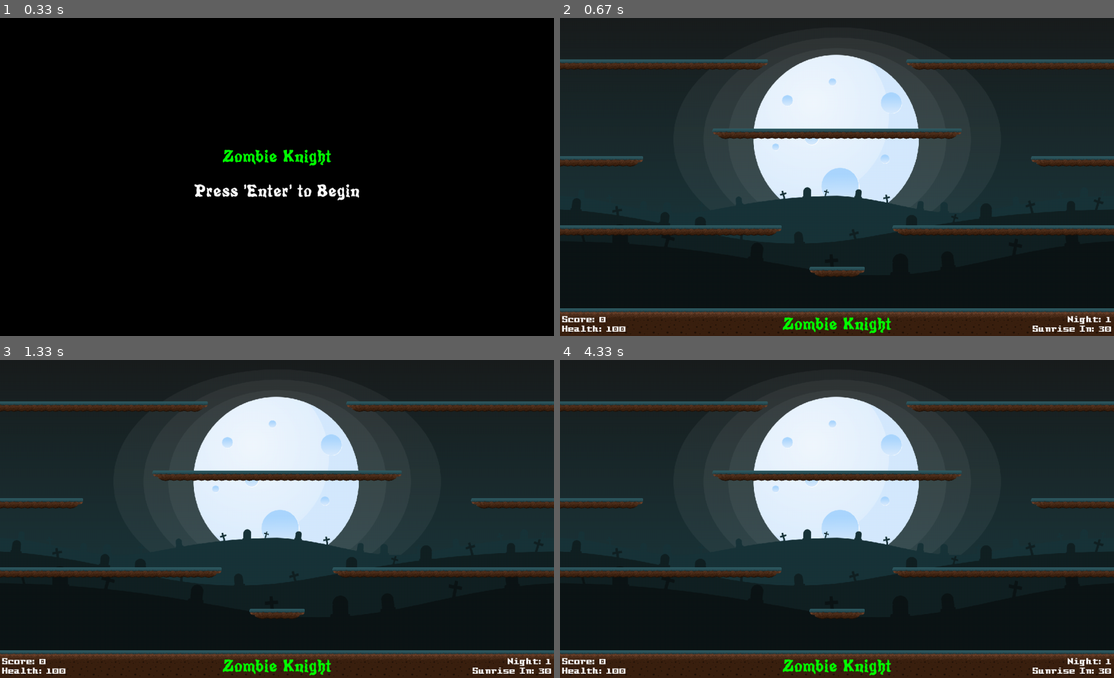
Above: before the commit, frames 1-4 (two rows, left to right).
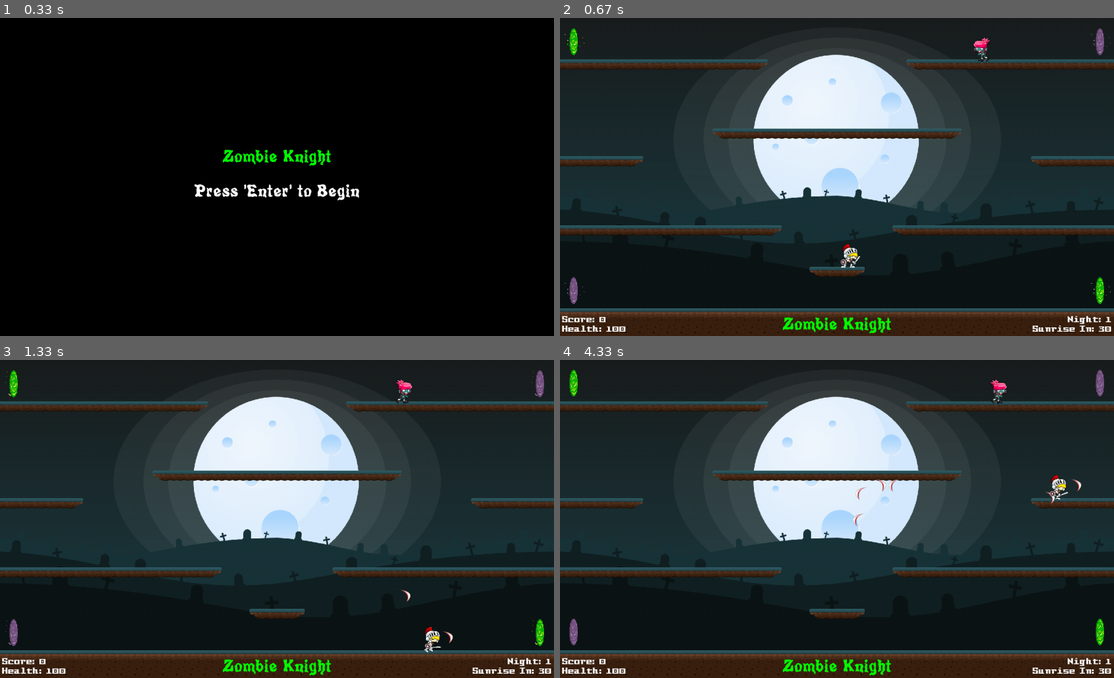
Above: after the commit, the same moments.

Repository: mr4s/CourseProjects
Game: pygame game, started from pygames/ZombieKnight/code/main.py
The game is run twice, just before and just after one commit, with the same random seed, the same clock (stepped at 60 frames per second) and the same inputs.
Inputs:
- Up to frame 1 (0.33 s): no input
- Up to frame 2 (0.67 s): tap Enter at 0.33 s
- Up to frame 3 (1.33 s): hold Space 0.67-1.13 s; hold Right 0.67-1.13 s; hold Right from 1.17 s (still down); tap Space at 1.23 s
- Up to frame 4 (4.33 s): tap Space at 1.53, 1.73, 2.07, 2.37, 2.57, 2.87, 3.13, 3.43, 3.57, 3.97, 4.27 s; release Right at 1.63 s; hold Up 1.67-1.97 s; hold Right 2-2.47 s; hold Left 2.5-3.03 s; hold Left 3.07-3.47 s; hold Up 3.5-3.87 s; hold Right from 3.9 s (still down)

Frame 1 is identical in both runs. In frame 2, 0.7% of the frame differs, in the area x 0-100%, y 3-90%; in frame 3, 0.7%; in frame 4, 0.8%, in the area x 1-99%, y 3-90%.

Commit message:
Portals working, player working, zombies have to be fixed

Diff:
--- a/pygames/ZombieKnight/code/game.py
+++ b/pygames/ZombieKnight/code/game.py
@@ -1,4 +1,7 @@
-import pygame
+import pygame, random
+from player import Player
+from zombies import Zombie
+from portals import Green_Portal, Purple_Portal
 from setup import *
 
 STARTING_TIME = 30
@@ -24,9 +27,9 @@
         self.night = 1
         self.tts = STARTING_TIME
 
-        self.initialize_tiles()
+        self.initialize()
 
-    def update(self):
+    def update(self, attack=False):
         if self.begin == False:
             display_surface.blit(self.game_name_txt, self.game_name_rect)
             display_surface.blit(self.begin_txt, self.begin_rect)
@@ -34,7 +37,14 @@
             for t in self.tile_group:
                 t.update()
 
+            self.portal_group.update()
+            self.player_group.update(self.tile_group, self.portal_group, attack)
+            self.zombie_group.update(self.player_group.sprites()[0].rect.center, (WINDOW_WIDTH, WINDOW_HEIGHT), self.tile_group)
+
             self.blit_text()
+            self.portal_group.draw(display_surface)
+            self.player_group.draw(display_surface)
+            self.zombie_group.draw(display_surface)
 
     def blit_text(self):
         score_txt = self.pixel_font.render(f"Score: {self.score}", True, WHITE)
@@ -60,7 +70,7 @@
         display_surface.blit(night_txt, night_rect)
         display_surface.blit(self.game_name_txt, game_name_rect)
 
-    def initialize_tiles(self):
+    def initialize(self):
         tile_map = [
             [0, 0, 0, 0, 0, 0, 0, 0, 0, 0, 0, 0, 0, 0, 0, 0, 0, 0, 0, 0, 0, 0, 0, 0, 0, 0, 0, 0, 0, 0, 0, 0, 0, 0, 0, 0, 0, 0, 0, 0],
             [0, 0, 0, 0, 0, 0, 0, 0, 0, 0, 0, 0, 0, 0, 0, 0, 0, 0, 0, 0, 0, 0, 0, 0, 0, 0, 0, 0, 0, 0, 0, 0, 0, 0, 0, 0, 0, 0, 0, 0],
@@ -87,6 +97,36 @@
             [1, 1, 1, 1, 1, 1, 1, 1, 1, 1, 1, 1, 1, 1, 1, 1, 1, 1, 1, 1, 1, 1, 1, 1, 1, 1, 1, 1, 1, 1, 1, 1, 1, 1, 1, 1, 1, 1, 1, 1]
         ]
 
+        self.initialize_tiles(tile_map)
+        self.initialize_player(tile_map)
+        self.initialize_zombies()
+        self.initialize_portals(tile_map)
+
+    def initialize_portals(self, tile_map):
+        self.portal_group = pygame.sprite.Group()
+        for line in range(len(tile_map)):
+            for row in range(len(tile_map[0])):
+                if tile_map[line][row] == 7:
+                    self.portal_group.add(Green_Portal(row*32-16, line*32+32))
+                elif tile_map[line][row] == 8:
+                    self.portal_group.add(Purple_Portal(row*32-16, line*32+32))
+
+    def initialize_player(self, tile_map):
+        self.player_group = pygame.sprite.Group()
+        for line in range(len(tile_map)):
+            for row in range(len(tile_map[0])):
+                if tile_map[line][row] == 9:
+                    player = Player(row*32, line*32)
+                    self.player_group.add(player)
+
+    def initialize_zombies(self):
+        self.zombie_group = pygame.sprite.Group()
+
+        x = random.randint(0, WINDOW_WIDTH-32)
+        zombie = Zombie(x, 0, random.choice(["boy", "girl"]))
+        self.zombie_group.add(zombie)
+
+    def initialize_tiles(self, tile_map):
         self.tile_group = pygame.sprite.Group()
         for line in range(len(tile_map)):
             for row in range(len(tile_map[0])):
@@ -106,5 +146,8 @@
         self.rect = self.image.get_rect()
         self.rect.topleft = (x, y)
 
+        #mask
+        self.mask = pygame.mask.from_surface(self.image)
+
     def update(self):
         display_surface.blit(self.image, self.rect)
--- a/pygames/ZombieKnight/code/main.py
+++ b/pygames/ZombieKnight/code/main.py
@@ -21,6 +21,8 @@
             if event.type == pygame.KEYDOWN:
                 if event.key == pygame.K_RETURN:
                     game.start()
+                if event.key == pygame.K_SPACE:
+                    game.update(True)
 
         if game.begin:
             display_surface.blit(bg_img, (0, 0))
--- a/pygames/ZombieKnight/code/player.py
+++ b/pygames/ZombieKnight/code/player.py
@@ -1,14 +1,201 @@
 import pygame
+from setup import *
+
+Vector = pygame.math.Vector2
 
 class Player(pygame.sprite.Sprite):
-    def __init__(self):
-        pass
+    def __init__(self, x, y):
+        super().__init__()
+
+        self.sprite = 0
+
+        self.load_images()
+
+        self.rect = self.image.get_rect()
+        self.rect.center = (x*32, y*32+5)
+
+        self.position = Vector(x, y)
+        self.velocity = Vector(0, 0)
+        self.acceleration = Vector(0, 0)
+
+        self.HOR_ACC = 1.4
+        self.HOR_FRICTION = 0.15
+
+        self.VER_ACC = 0.5
+        self.VER_SPEED = 12 #jump
+
+        self.load_images()
+        self.slash_group = pygame.sprite.Group()
+
+    def update(self, tile_group, portal_group, attack=False):
+        #mask
+        self.mask = pygame.mask.from_surface(self.image)
+
+        self.move(tile_group, portal_group)
+        self.stay_on_platform(tile_group)
+
+        if attack:
+            self.attack()
+        self.slash_group.update()
+        self.slash_group.draw(display_surface)
+
+    def load_images(self):
+        #idle
+        self.idle_right = []
+        for i in range(1, 11):
+            self.idle_right.append(pygame.transform.scale(pygame.image.load(f"../assets/images/player/idle/Idle ({i}).png"), CAR_SIZE))
+
+        self.idle_left = []
+        for i in range(10):
+            self.idle_left.append(pygame.transform.flip(self.idle_right[i], True, False))
+
+        #jump
+        self.jump_right = []
+        for i in range(1, 11):
+            self.jump_right.append(pygame.transform.scale(pygame.image.load(f"../assets/images/player/jump/Jump ({i}).png"), CAR_SIZE))
+
+        self.jump_left = []
+        for i in range(10):
+            self.jump_left.append(pygame.transform.flip(self.jump_right[i], True, False))
+
+        #run
+        self.run_right = []
+        for i in range(1, 11):
+            self.run_right.append(pygame.transform.scale(pygame.image.load(f"../assets/images/player/run/Run ({i}).png"), CAR_SIZE))
+
+        self.run_left = []
+        for i in range(10):
+            self.run_left.append(pygame.transform.flip(self.run_right[i], True, False))
+
+        #attack
+        self.attack_right = []
+        for i in range(1, 11):
+            self.attack_right.append(pygame.transform.scale(pygame.image.load(f"../assets/images/player/attack/Attack ({i}).png"), CAR_SIZE))
+
+        self.attack_left = []
+        for i in range(10):
+            self.attack_left.append(pygame.transform.flip(self.attack_right[i], True, False))
+
+        self.image = self.idle_right[0]
+
+    def move(self, tile_group, portal_group):
+        self.acceleration = Vector(0, self.VER_ACC)
+        portal = self.go_through_portal(portal_group)
+
+        key = pygame.key.get_pressed()
+
+        if key[pygame.K_UP]:
+            self.jump(tile_group, key)
+        elif key[pygame.K_LEFT]:
+            self.acceleration.x = -self.HOR_ACC
+            self.animate(self.run_left, 0.2)
+        elif key[pygame.K_RIGHT]:
+            self.acceleration.x = self.HOR_ACC
+            self.animate(self.run_right, 0.2)
+        else:
+            if self.velocity.x >= 0:
+                self.animate(self.idle_right, 0.2)
+            else:
+                self.animate(self.idle_left, 0.2)
+
+        self.acceleration.x -= self.velocity.x*self.HOR_FRICTION
+        self.velocity += self.acceleration
+        self.position += self.velocity + 0.5*self.acceleration
+
+        if self.position.x+CAR_SIZE[0]-10 < 0 and not portal:
+            self.position.x = WINDOW_WIDTH
+        elif self.position.x > WINDOW_WIDTH and not portal:
+            self.position.x = -(CAR_SIZE[0]-10)
+
+        self.rect.bottomleft = self.position
+
+    def stay_on_platform(self, tile_group):
+        collided_platforms = pygame.sprite.spritecollide(self, tile_group, False, pygame.sprite.collide_mask)
+
+        if collided_platforms and self.velocity.y > 0:
+            self.position.y = collided_platforms[0].rect.top+5
+            self.velocity.y = 0
+        elif self.velocity.y:
+            if self.velocity.x >= 0:
+                self.animate(self.jump_right, 0.2)
+            else:
+                self.animate(self.jump_left, 0.2)
+
+    def jump(self, tile_group, key):
+        if pygame.sprite.spritecollide(self, tile_group, False):
+            self.velocity.y  = -self.VER_SPEED
+        if key[pygame.K_LEFT]:
+            self.acceleration.x = -self.HOR_ACC
+        elif key[pygame.K_RIGHT]:
+            self.acceleration.x = self.HOR_ACC
+
+    def animate(self, sprites, speed):
+        if self.sprite < len(sprites)-1:
+            self.sprite += speed
+        else:
+            self.sprite = 0
+
+        self.image = sprites[int(self.sprite)]
+
+    def attack(self):
+        slash = Slash(self.rect.right, self.rect.centery)
+        self.slash_group.add(slash)
+        if self.velocity.x >= 0:
+            slash.throw(self.rect.right, self.rect.centery)
+            self.animate(self.attack_right, 0.9)
+        else:
+            slash.throw(self.rect.left, self.rect.centery, "left")
+            self.animate(self.attack_left, 0.9)
+
+    def go_through_portal(self, portal_group):
+        portal = pygame.sprite.spritecollide(self, portal_group, False, pygame.sprite.collide_mask)
+
+        if portal:
+            portal = portal[0]
+            if portal == portal_group.sprites()[0]:
+                self.position = Vector(portal_group.sprites()[3].rect.left-16, portal_group.sprites()[3].rect.bottom)
+                self.rect.bottomright = self.position
+            elif portal == portal_group.sprites()[1]:
+                self.position = Vector(portal_group.sprites()[2].rect.left+48, portal_group.sprites()[2].rect.bottom)
+                self.rect.bottomleft = self.position
+            elif portal == portal_group.sprites()[2]:
+                self.position = Vector(portal_group.sprites()[1].rect.left-16, portal_group.sprites()[1].rect.bottom)
+                self.rect.bottomright = self.position
+            elif portal == portal_group.sprites()[3]:
+                self.position = Vector(portal_group.sprites()[0].rect.left+48, portal_group.sprites()[0].rect.bottom)
+                self.rect.bottomleft = self.position
+
+
+        if portal:
+            return portal
+        else:
+            return []
+
+class Slash(pygame.sprite.Sprite):
+    def __init__(self, x, y):
+        super().__init__()
+
+        self.image = pygame.transform.scale(pygame.image.load("../assets/images/player/slash.png"), (32, 32))
+        self.rect  = self.image.get_rect()
+
+        self.mask = pygame.mask.from_surface(self.image)
+
+        self.velocity = 5
+        self.direction = 1
+        self.shoot = False
 
     def update(self):
-        pass
-
-    def animate(self):
-        pass
-
-    def shoot(self):
-        pass
+        if self.shoot:
+            self.rect.x += self.velocity*self.direction
+            if self.rect.left >= WINDOW_WIDTH or self.rect.right <= 0:
+                self.shoot = False
+
+    def throw(self, x, y, direction="right"):
+        self.shoot = True
+        self.rect.bottomleft = (x, y+12)
+
+        if direction == "right":
+            self.direction = 1
+        else:
+            self.image = pygame.transform.flip(self.image, True, False)
+            self.direction = -1
--- /dev/null
+++ b/pygames/ZombieKnight/code/portals.py
@@ -0,0 +1,51 @@
+import pygame
+from setup import *
+
+class Portal(pygame.sprite.Sprite):
+    def __init__(self, x, y):
+        super().__init__()
+
+        self.sprite = 0
+        self.sprites = []
+
+        self.load_images()
+        self.rect = self.image.get_rect()
+        self.rect.bottomleft = (x, y)
+
+        self.mask = pygame.mask.from_surface(self.image)
+
+        self.closing = True
+
+    def update(self):
+        self.animate()
+
+    def animate(self):
+        if self.sprite <= len(self.sprites)-1 and self.closing:
+            self.sprite += 0.1
+        elif self.sprite > 0:
+            self.sprite -= 0.1
+            self.closing = False
+        else:
+            self.closing = True
+
+        self.image = self.sprites[int(self.sprite)]
+
+class Green_Portal(Portal):
+    def __init__(self, x, y):
+        Portal.__init__(self, x, y)
+
+    def load_images(self):
+        for i in range(1, 22):
+           self.sprites.append(pygame.transform.scale(pygame.image.load(f"../assets/images/portals/green/tile{i:03d}.png"), (96, 96)))
+
+        self.image = self.sprites[0]
+
+class Purple_Portal(Portal):
+    def __init__(self, x, y):
+        Portal.__init__(self, x, y)
+
+    def load_images(self):
+        for i in range(1, 22):
+            self.sprites.append(pygame.transform.scale(pygame.image.load(f"../assets/images/portals/purple/tile{i:03d}.png"), (96, 96)))
+
+        self.image = self.sprites[0]
--- a/pygames/ZombieKnight/code/setup.py
+++ b/pygames/ZombieKnight/code/setup.py
@@ -11,6 +11,8 @@
 global FPS
 global clock
 
+global CAR_SIZE
+
 WINDOW_WIDTH  = 1280
 WINDOW_HEIGHT = 736
 
@@ -22,3 +24,5 @@
 #Set FPS and clock
 FPS   = 60
 clock = pygame.time.Clock()
+
+CAR_SIZE = (64, 64)
--- a/pygames/ZombieKnight/code/zombies.py
+++ b/pygames/ZombieKnight/code/zombies.py
@@ -0,0 +1,97 @@
+import pygame, random
+from setup import *
+
+Vector = pygame.math.Vector2
+
+class Zombie(pygame.sprite.Sprite):
+    def __init__(self, x, y, gender="girl"):
+        super().__init__()
+
+        self.sprite = 0
+        self.load_images(gender)
+        self.rect = self.image.get_rect()
+
+        self.position = Vector(x, y)
+        self.velocity = Vector(0, 0)
+        self.acceleration = Vector(0, 0)
+
+        self.rect.bottomleft = self.position
+
+        self.HOR_ACC = 0.3
+        self.HOR_FRICTION = 0.15
+
+        self.VER_ACC = 0.5
+
+    def load_images(self, gender):
+        self.walk_right = []
+        self.dead_right = []
+        self.walk_left = []
+        self.dead_left = []
+
+        for i in range(1, 11):
+            self.walk_right.append(pygame.transform.scale(pygame.image.load(f"../assets/images/zombie/{gender}/walk/Walk ({i}).png"), CAR_SIZE))
+            self.dead_right.append(pygame.transform.scale(pygame.image.load(f"../assets/images/zombie/{gender}/dead/Dead ({i}).png"), CAR_SIZE))
+            self.walk_left.append(pygame.transform.flip(self.walk_right[i-1], True, False))
+            self.dead_left.append(pygame.transform.flip(self.dead_right[i-1], True, False))
+
+        self.image = self.walk_right[0]
+
+    def update(self, player_location, portal_location, tile_group):
+        self.mask = pygame.mask.from_surface(self.image)
+
+        self.move(player_location, portal_location)
+        self.stay_on_platform(tile_group)
+
+    def move(self, player_location, portal_location):
+        self.acceleration = Vector(0, self.VER_ACC)
+
+        if self.rect.y <= player_location[1]:
+            if self.rect.x < player_location[0]:
+                #go right
+                self.acceleration.x = self.HOR_ACC
+                self.animate(self.walk_right)
+            else:
+                #go left
+                self.acceleration.x = -self.HOR_ACC
+                self.animate(self.walk_left)
+        else:
+            if self.rect.x < portal_location[0]:
+                #go right
+                self.acceleration.x = self.HOR_ACC
+                self.animate(self.walk_right)
+            else:
+                #go left
+                self.acceleration.x = -self.HOR_ACC
+                self.animate(self.walk_left)
+
+        self.acceleration.x -= self.velocity.x*self.HOR_FRICTION
+        self.velocity += self.acceleration
+        self.position += self.velocity+0.5*self.acceleration
+
+        if self.position.x+CAR_SIZE[0]-10 < 0:
+            self.position.x = WINDOW_WIDTH
+        elif self.position.x > WINDOW_WIDTH:
+            self.position.x = -(CAR_SIZE[0]-10)
+
+        self.rect.bottomleft = self.position
+
+    def stay_on_platform(self, tile_group):
+        collided_platforms = pygame.sprite.spritecollide(self, tile_group, False, pygame.sprite.collide_mask)
+
+        if collided_platforms and self.velocity.y > 0:
+            self.position.y = collided_platforms[0].rect.top+5
+            self.velocity.y = 0
+
+    def die(self):
+        if self.velocity >= 0:
+            self.animate(self.dead_right)
+        else:
+            self.animate(self.dead_left)
+
+    def animate(self, sprites):
+        if self.sprite < len(sprites)-1:
+            self.sprite += 0.2
+        else:
+            self.sprite = 0
+
+        self.image = sprites[int(self.sprite)]
Empty file added: pygames/ZombieKnight/code/ruby.py
